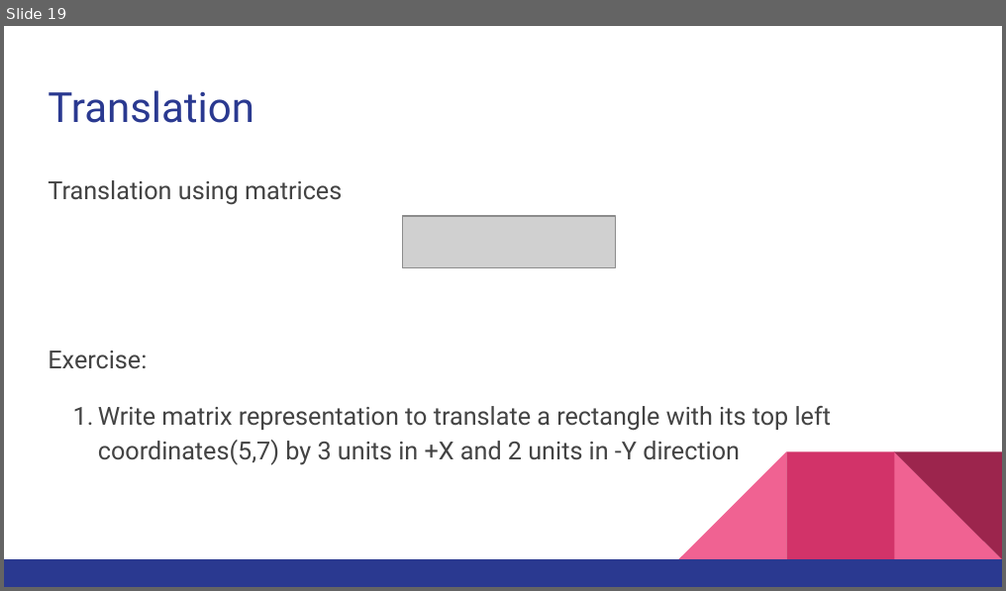
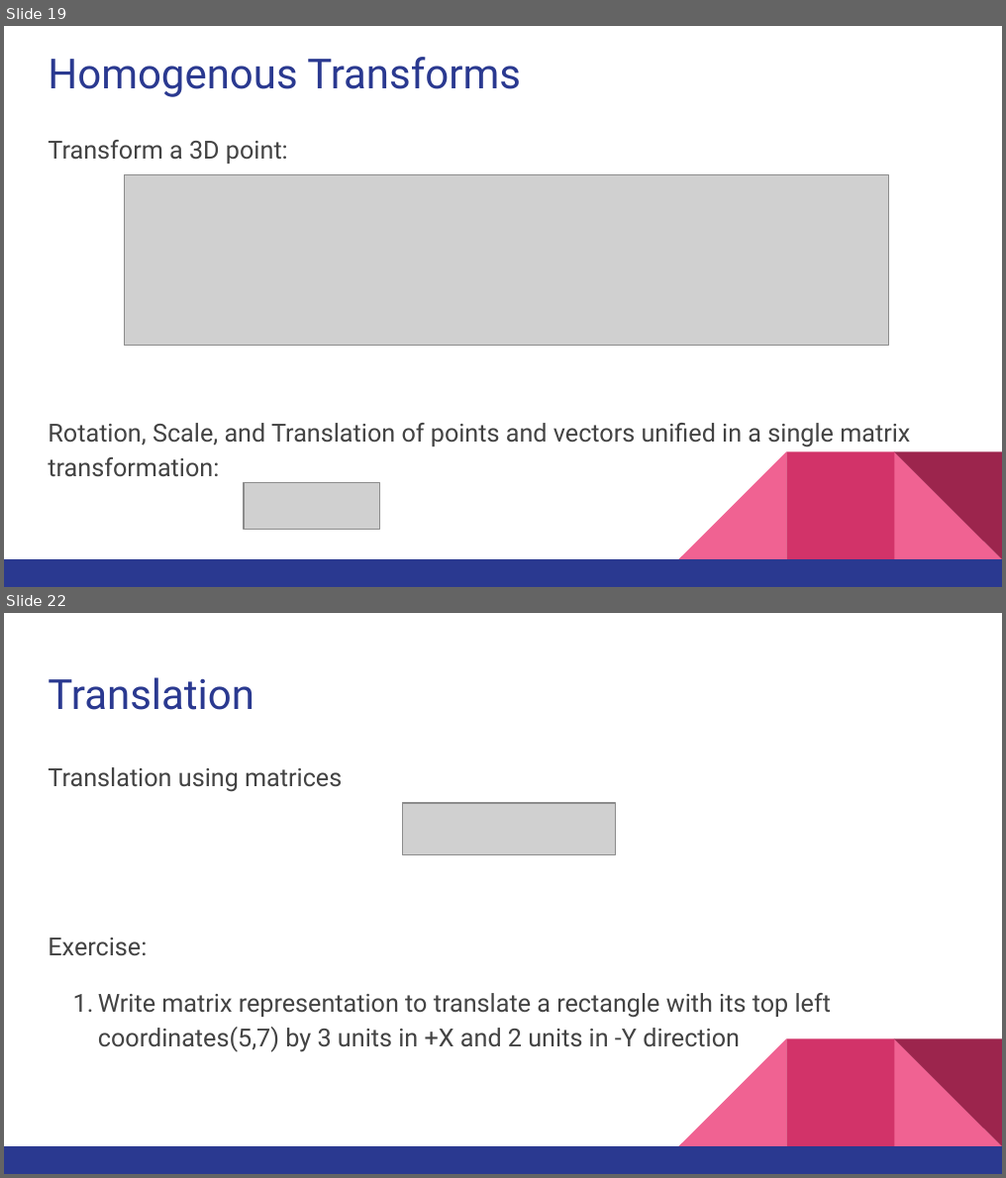
Before and after one commit to CodeChix-OpenSource/CodeChix-Technical-Curriculums, a slide deck: VMware-CodeHouse/PixieGo/Slides/Instructor_Curriculum.pptx. Shown one above the other, each under a label of ours: slide 19 before the commit, slides 19 and 22 after it; the slides between them are not shown. The pictures are 1006x591 and 1006x1178 pixels, drawn with LibreOffice and Linux fonts; fonts in the diff are those of the drawing; grey boxes stand for pictures. Boxes give left, top, right and bottom in pixels: in the first picture for what was removed or moved away, otherwise in the second. Text is boxed around its words. In the diff, an @@ line names an element or a change of style, - is before the commit and + after.

```diff
--- a/VMware-CodeHouse/PixieGo/Slides/Instructor_Curriculum.pptx
+++ b/VMware-CodeHouse/PixieGo/Slides/Instructor_Curriculum.pptx
@@ slide 19 added at bbox=[4, 26, 1002, 587], background #FFFFFF; not listed: 5 template elements that a slide beside it also shows @@
@@ title added at bbox=[48, 57, 521, 97], 30 pt, text #2A3990 @@
+Homogenous Transforms
@@ text added at bbox=[48, 140, 910, 477], 18 pt, text #434343 @@
+Transform a 3D point:
+Rotation, Scale, and Translation of points and vectors unified in a single matrix transformation:
@@ picture added at bbox=[124, 174, 888, 346] @@
@@ picture added at bbox=[244, 483, 379, 529] @@
@@ what was slide 19 is now slide 22 @@
```
Also in this commit, not shown: 27 slides changed, 12 other slides added, 10 slides removed, 18 other files.
